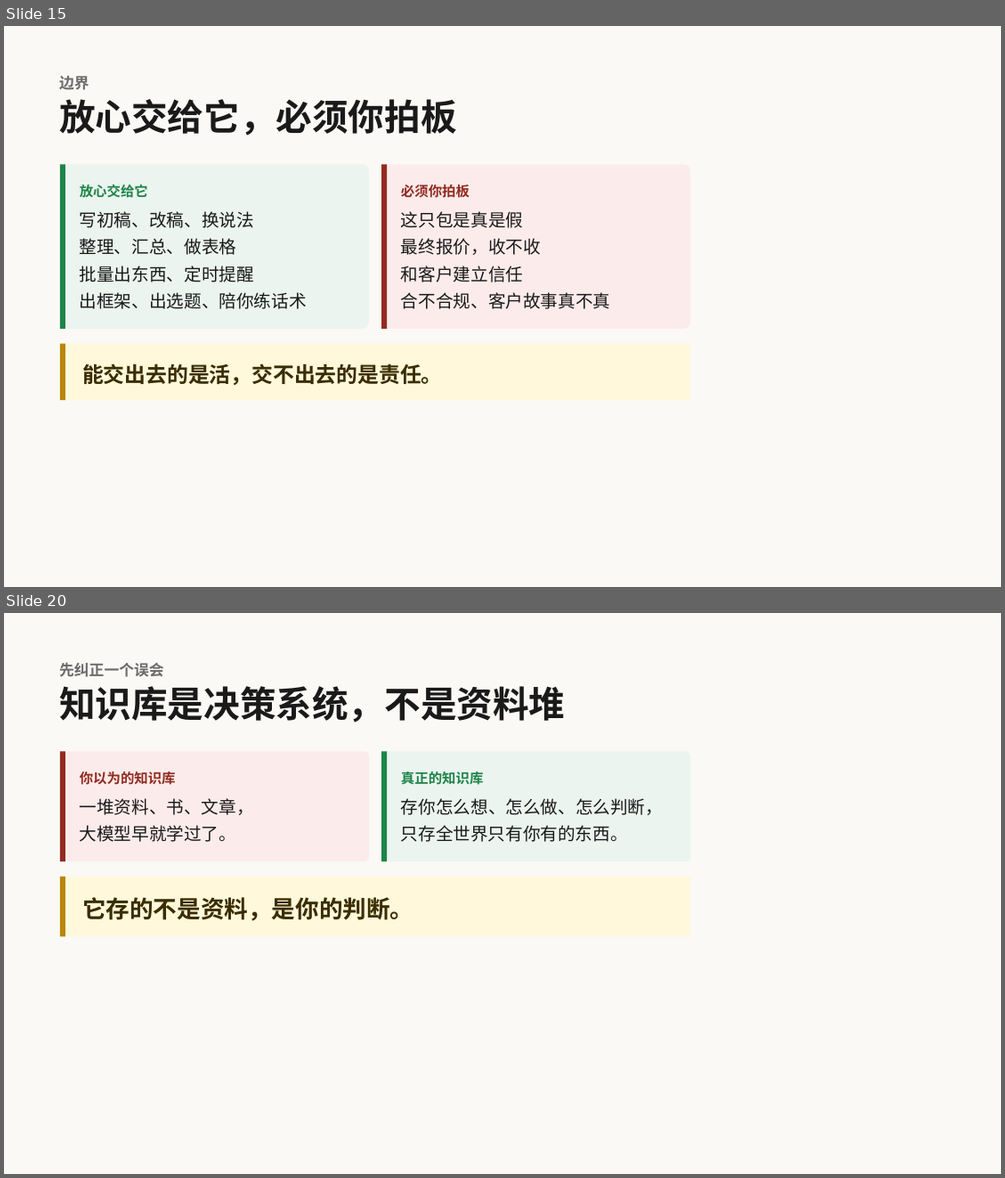
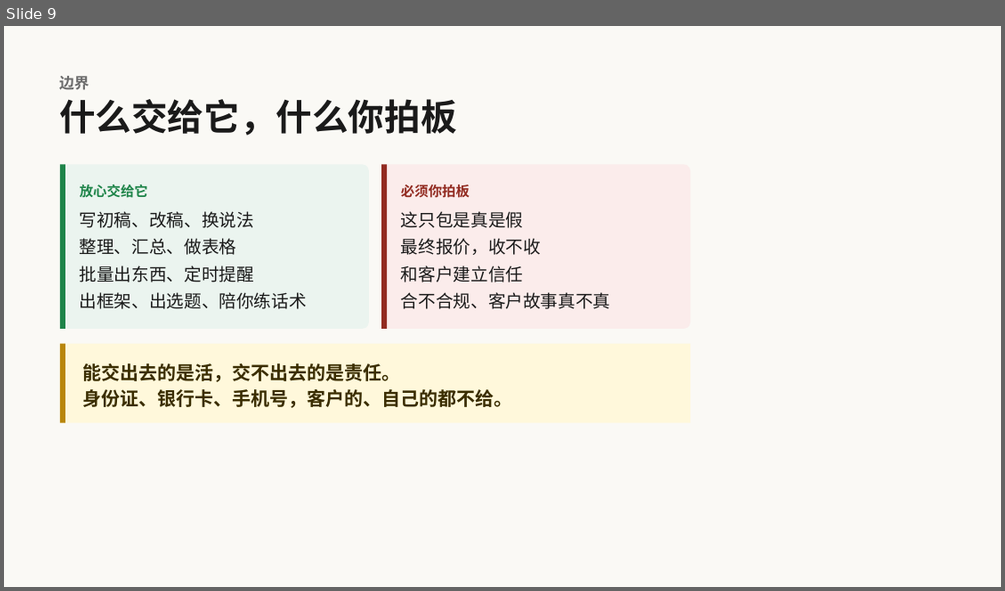
Before and after one commit to yayaaimengzhu-ops/plan, a slide deck: 11-04 先问对再让AI懂你-演示文稿·可编辑.pptx. Shown one above the other, each under a label of ours: slides 15 and 20 before the commit, slide 9 after it; the slides between them are not shown. The pictures are 1005x1178 and 1005x591 pixels, drawn with LibreOffice and Linux fonts; fonts in the diff are those of the drawing. Boxes give left, top, right and bottom in pixels: in the first picture for what was removed or moved away, otherwise in the second. Text is boxed around its words. In the diff, an @@ line names an element or a change of style, - is before the commit and + after.

```diff
--- a/11-04 先问对再让AI懂你-演示文稿·可编辑.pptx
+++ b/11-04 先问对再让AI懂你-演示文稿·可编辑.pptx
@@ slide 20 removed at (4, 613, 1001, 1174), background #FAF9F5 @@
@@ text removed at (59, 663, 164, 677) @@
-先纠正一个误会
@@ text removed at (59, 686, 565, 722) @@
-知识库是决策系统，不是资料堆
@@ rounded rectangle removed at (60, 751, 369, 861) @@
@@ rectangle removed at (60, 751, 65, 861) @@
@@ text removed at (80, 771, 176, 785) @@
-你以为的知识库
@@ rounded rectangle removed at (381, 751, 690, 861) @@
@@ rectangle removed at (381, 751, 387, 861) @@
@@ text removed at (401, 771, 483, 785) @@
-真正的知识库
@@ text removed at (80, 798, 254, 842) @@
-一堆资料、书、文章，
-大模型早就学过了。
@@ text removed at (401, 798, 663, 842) @@
-存你怎么想、怎么做、怎么判断，
-只存全世界只有你有的东西。
@@ rectangle removed at (60, 876, 690, 936) @@
@@ rectangle removed at (60, 876, 65, 936) @@
@@ text removed at (82, 897, 413, 921) @@
-它存的不是资料，是你的判断。
@@ what was slide 15 is now slide 9 @@
@@ slide 9 changed as well @@
@@ text at (59, 99, 457, 135): text changed @@
-放心交给它，必须你拍板
+什么交给它，什么你拍板
@@ rectangle: place and size @@
-rectangle at (60, 344, 690, 401)
+rectangle at (60, 344, 690, 423)
@@ rectangle: place and size @@
-rectangle at (60, 344, 65, 401)
+rectangle at (60, 344, 65, 423)
@@ text at (82, 363, 400, 382): size 20.4 to 18 pt in "能交出去的是活，交不出去的是责任。"; line spacing 28.6pt to 25.2pt @@
@@ text at (82, 389, 512, 408): paragraph added @@
+身份证、银行卡、手机号，客户的、自己的都不给。
```
Also in this commit, not shown: 16 other slides changed, 3 slides added, 27 other slides removed, 1 other file.
